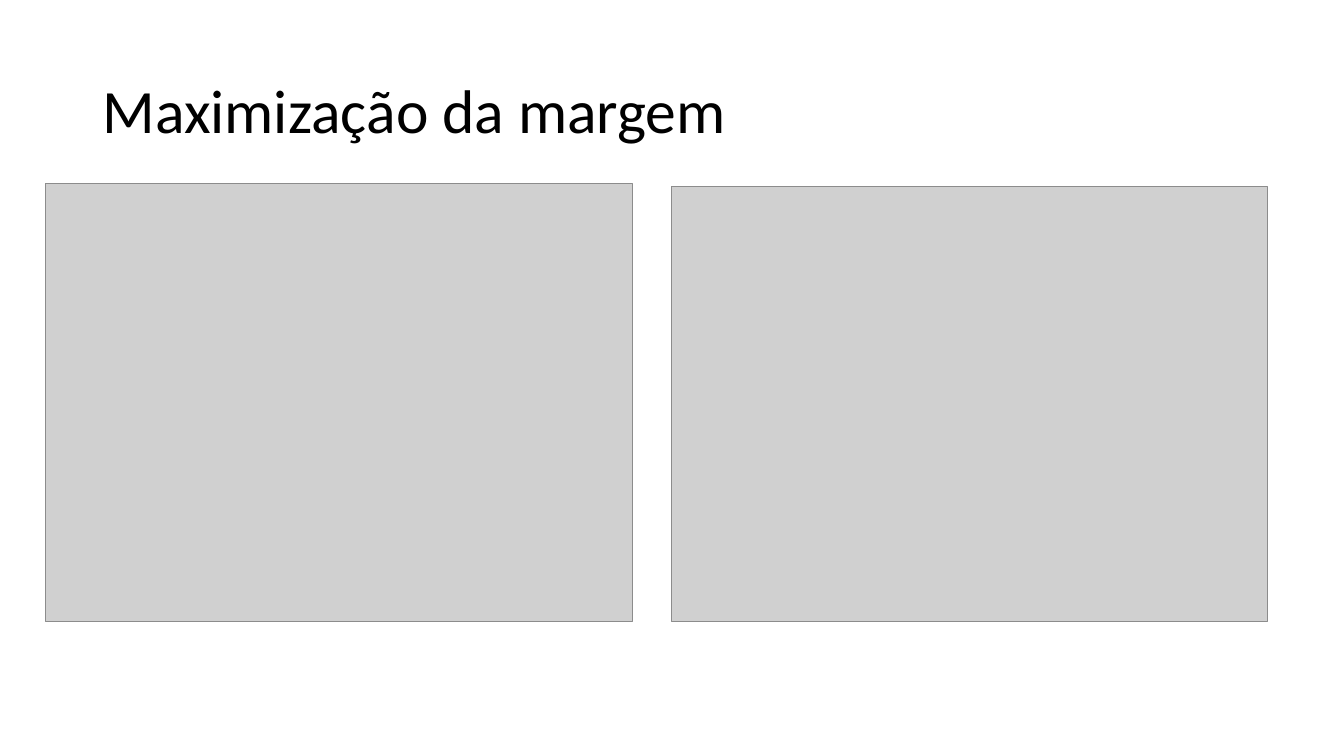
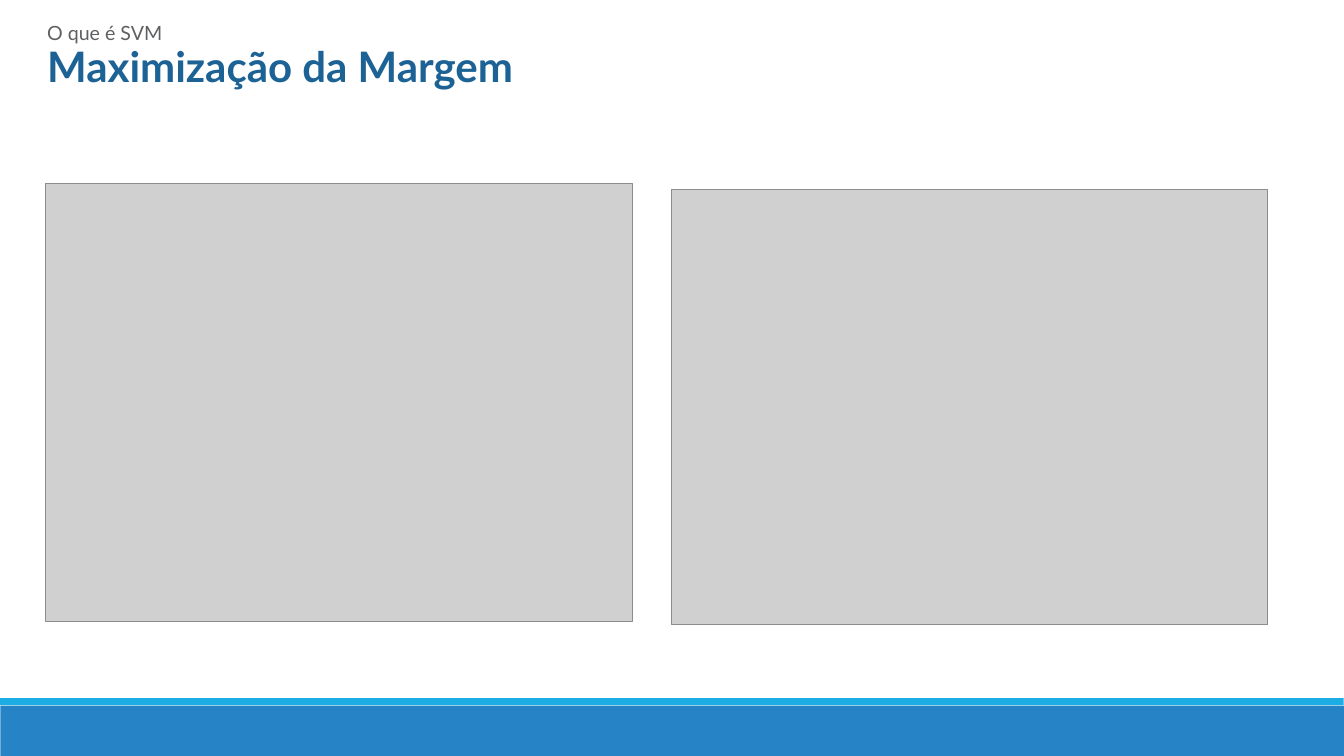
Before and after one commit to mrezende/ml-discipline, a slide deck: slide 11 of presentation/PresentationSVM.pptx (slide 5 before the commit). Drawn at 1344x756 pixels with LibreOffice and Linux fonts; fonts in the diff are those of the drawing; grey boxes stand for pictures. Boxes give left, top, right and bottom in pixels: in the first picture for what was removed or moved away, otherwise in the second. Text is boxed around its words. In the diff, an @@ line names an element or a change of style, - is before the commit and + after.

```diff
--- a/presentation/PresentationSVM.pptx
+++ b/presentation/PresentationSVM.pptx
@@ text added at bbox=[47, 26, 162, 44], 14 pt, text #5F6062 @@
+O que é SVM
@@ text "Maximização da Margem" at bbox=[47, 50, 513, 90]: vertical alignment middle to top @@
@@ text at bbox=[47, 50, 513, 90]: text changed; size 44 to 30 pt; font Calibri to Lato; text colour #000000 to #1D6294; bold on @@
-Maximização da margem
+Maximização da Margem
@@ rectangle added at bbox=[0, 706, 1344, 756], fill #2683C6 @@
@@ rectangle added at bbox=[0, 699, 1344, 706], fill #1CADE4 @@
```
Also in this commit, not shown: 6 other slides changed, 15 slides added, 9 slides removed.
